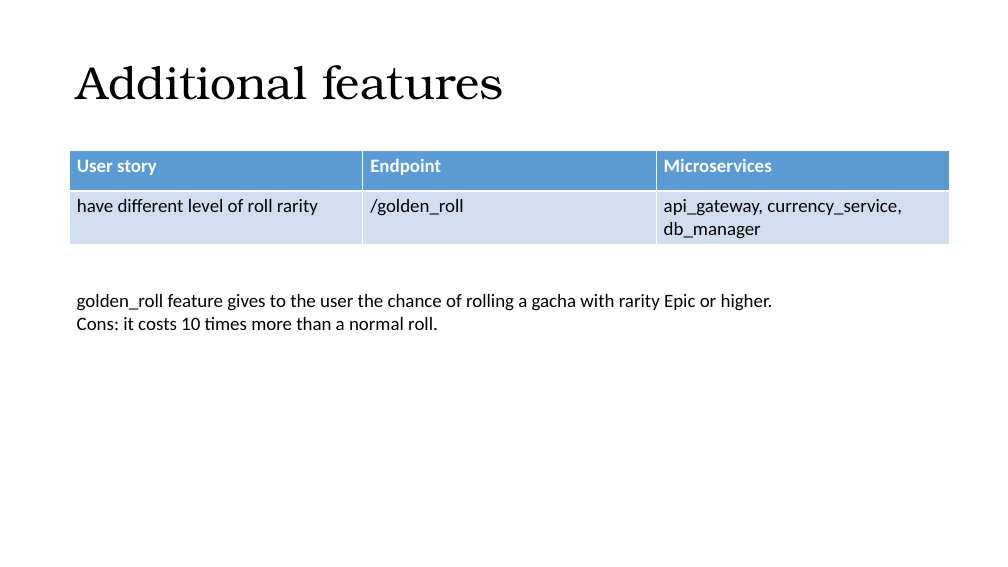
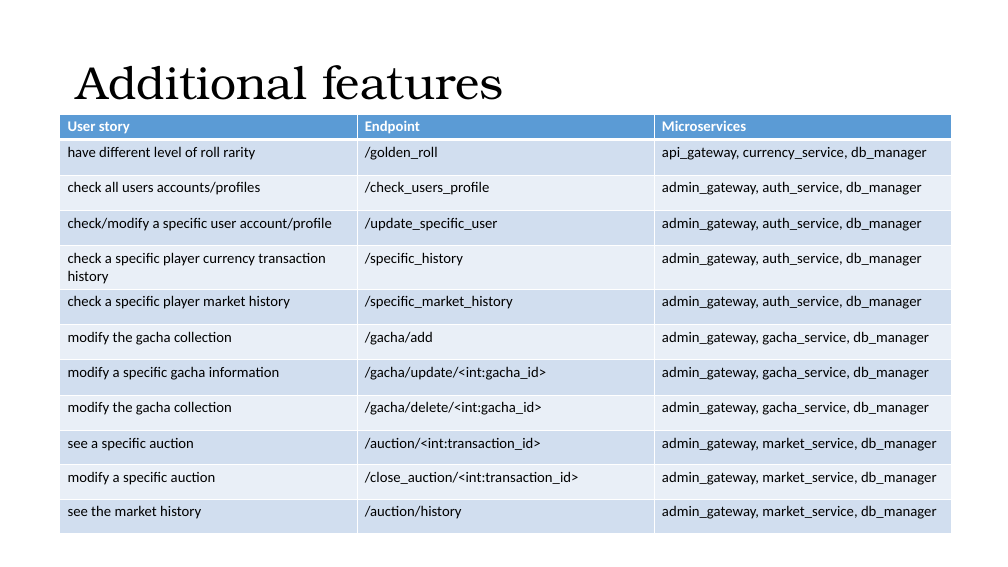
Before and after one commit to ardiz99/TBAse, a slide deck: slide 22 of doc/Gacha Collection.pptx (slide 24 before the commit). Drawn at 1008x567 pixels with LibreOffice and Linux fonts; fonts in the diff are those of the drawing. Boxes give left, top, right and bottom in pixels: in the first picture for what was removed or moved away, otherwise in the second. Text is boxed around its words. In the diff, an @@ line names an element or a change of style, - is before the commit and + after.

```diff
--- a/doc/Gacha Collection.pptx
+++ b/doc/Gacha Collection.pptx
@@ table at (x1=60, y1=114, x2=951, y2=533) @@
+row 3: check all users accounts/profiles | /check_users_profile | admin_gateway, auth_service, db_manager
+row 4: check/modify a specific user account/profile | /update_specific_user | admin_gateway, auth_service, db_manager
+row 5: check a specific player currency transaction history | /specific_history | admin_gateway, auth_service, db_manager
+row 6: check a specific player market history | /specific_market_history | admin_gateway, auth_service, db_manager
+row 7: modify the gacha collection | /gacha/add | admin_gateway, gacha_service, db_manager
+row 8: modify a specific gacha information | /gacha/update/<int:gacha_id> | admin_gateway, gacha_service, db_manager
+row 9: modify the gacha collection | /gacha/delete/<int:gacha_id> | admin_gateway, gacha_service, db_manager
+row 10: see a specific auction | /auction/<int:transaction_id> | admin_gateway, market_service, db_manager
+row 11: modify a specific auction | /close_auction/<int:transaction_id> | admin_gateway, market_service, db_manager
+row 12: see the market history | /auction/history | admin_gateway, market_service, db_manager
@@ table resized from (x1=70, y1=151, x2=950, y2=244) to (x1=60, y1=114, x2=951, y2=533) @@
@@ text removed at (x1=77, y1=294, x2=773, y2=330) @@
-golden_roll feature gives to the user the chance of rolling a gacha with rarity Epic or higher.
-Cons: it costs 10 times more than a normal roll.
```
Also in this commit, not shown: 1 other slide changed, 1 slide added, 3 slides removed, 7 other files.
